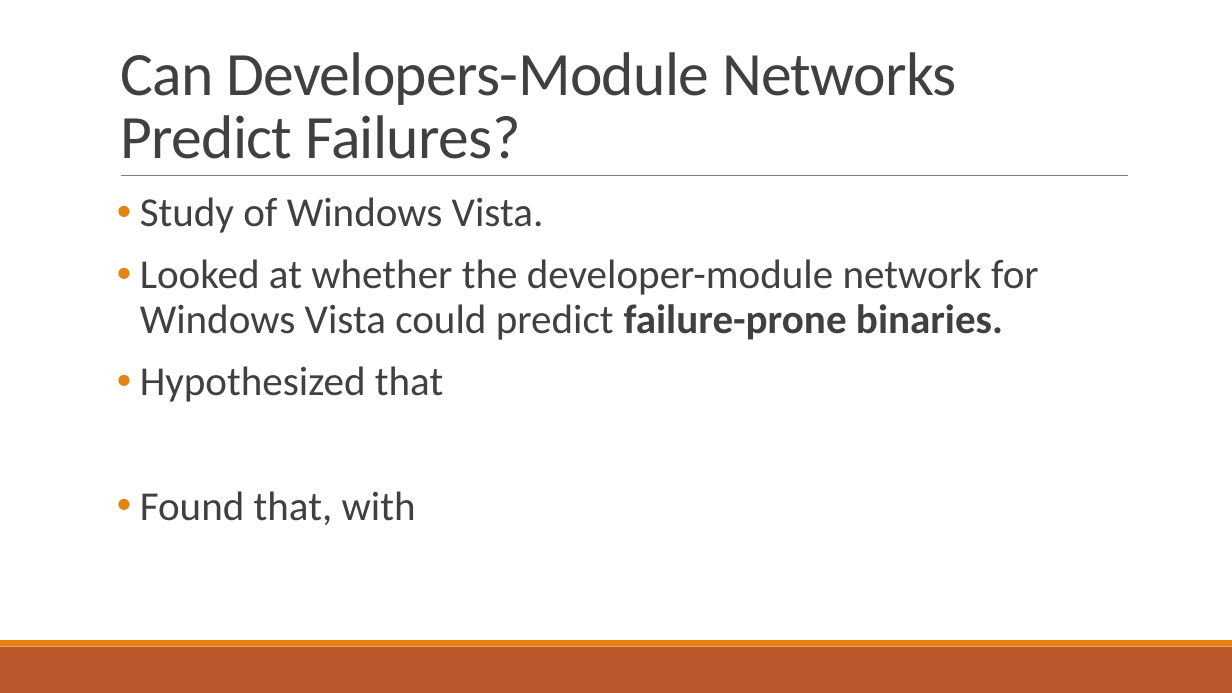
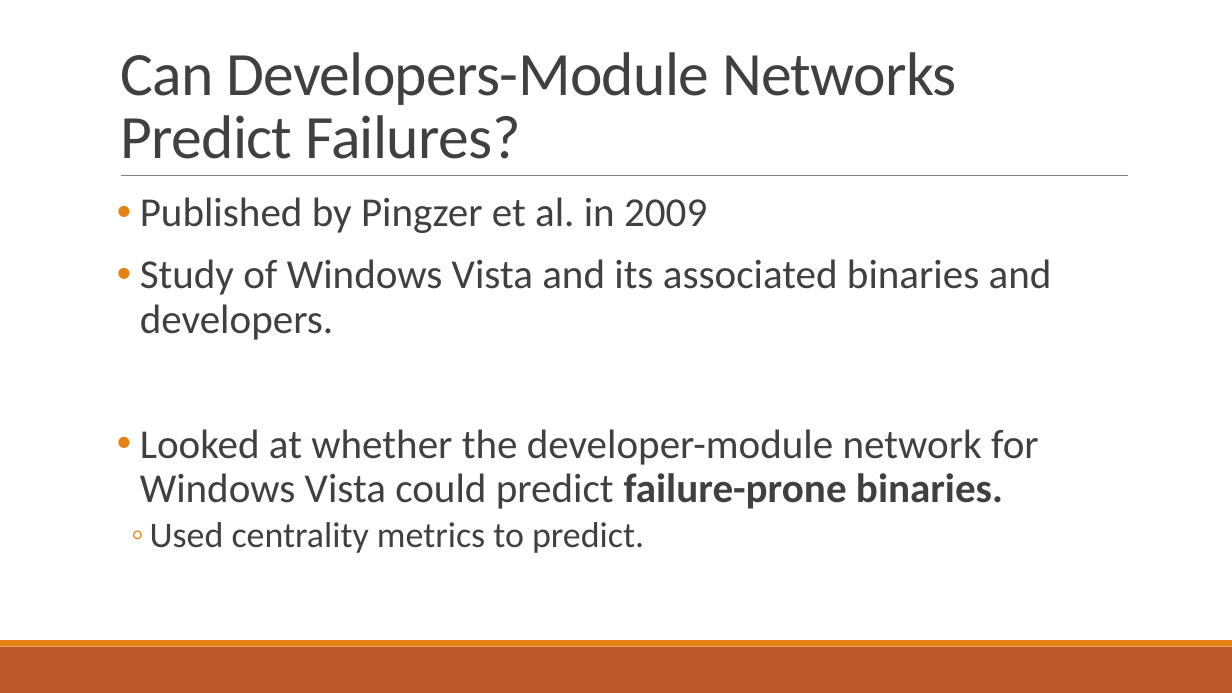
Before and after one commit to bmuscede/NetworkMine, a slide deck: slide 4 of Final-Presentation/Presentation.pptx (slide 5 before the commit). Drawn at 1232x693 pixels with LibreOffice and Linux fonts; fonts in the diff are those of the drawing. Boxes give left, top, right and bottom in pixels: in the first picture for what was removed or moved away, otherwise in the second. Text is boxed around its words. In the diff, an @@ line names an element or a change of style, - is before the commit and + after.

Commit message:
Updates to presentation

```diff
--- a/Final-Presentation/Presentation.pptx
+++ b/Final-Presentation/Presentation.pptx
@@ text at [140, 197, 1052, 340]: text changed @@
-• Study of Windows Vista.
+• Published by Pingzer et al. in 2009
+• Study of Windows Vista and its associated binaries and developers.
@@ text at [150, 522, 644, 553]: text changed; size 32 to 28 pt @@
-• Hypothesized that
-• Found that, with
+  ◦ Used centrality metrics to predict.
```
Also in this commit, not shown: 1 other slide changed, 5 slides added, 2 slides removed.
